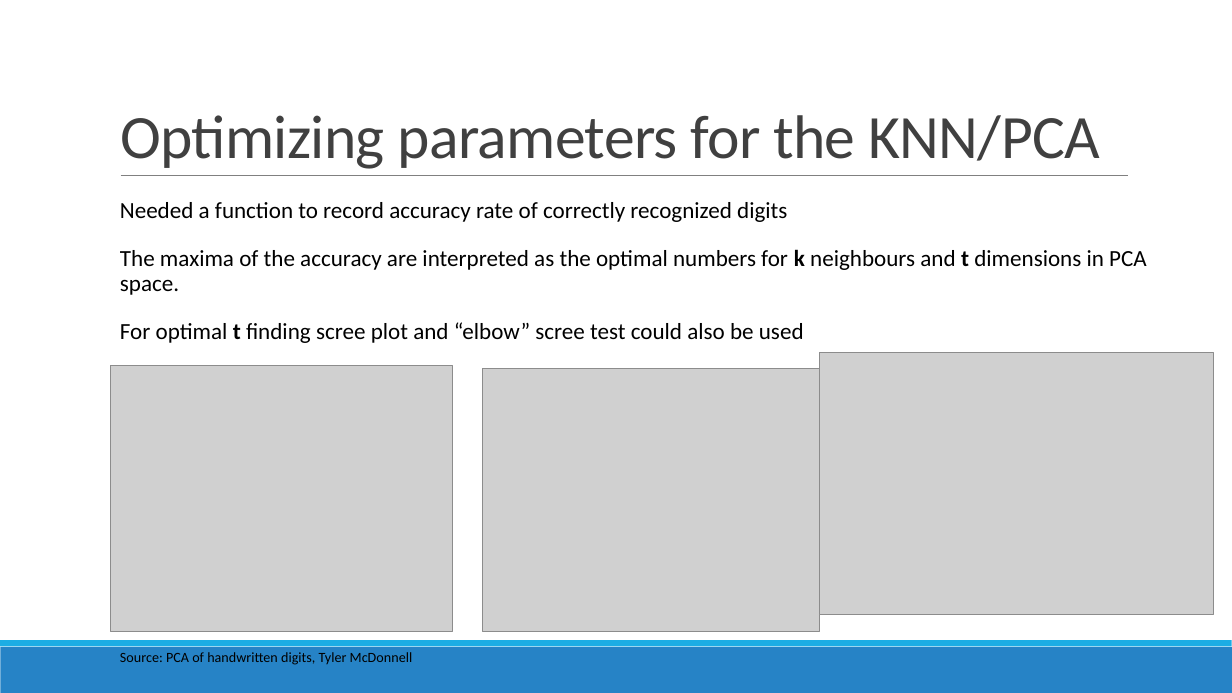
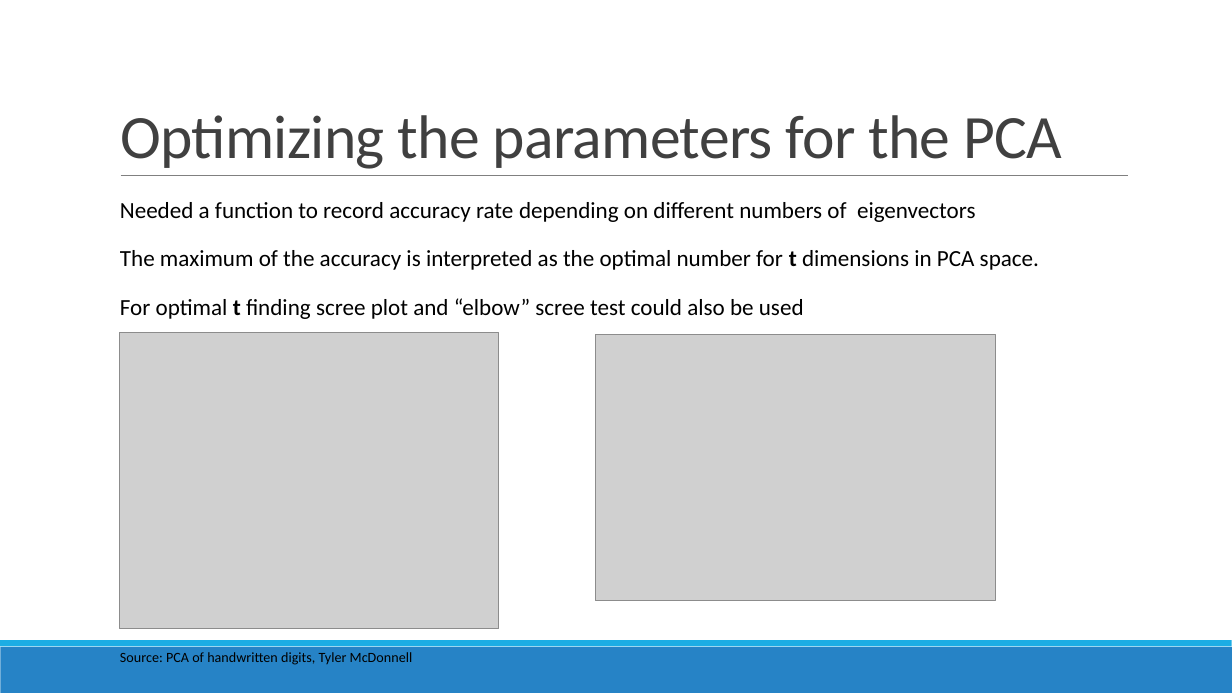
Before and after one commit to datascience-mobi/project-03-group-01, a slide deck: slide 6 of Vortrag1.pptx. Drawn at 1232x693 pixels with LibreOffice and Linux fonts; fonts in the diff are those of the drawing; grey boxes stand for pictures. Boxes give left, top, right and bottom in pixels: in the first picture for what was removed or moved away, otherwise in the second. Text is boxed around its words. In the diff, an @@ line names an element or a change of style, - is before the commit and + after.

```diff
--- a/Vortrag1.pptx
+++ b/Vortrag1.pptx
@@ title at (120,115,1062,169): text changed @@
-Optimizing parameters for the KNN/PCA
+Optimizing the parameters for the PCA
@@ text at (120,202,1039,270): text changed @@
-Needed a function to record accuracy rate of correctly recognized digits
-The maxima of the accuracy are interpreted as the optimal numbers for k neighbours and t dimensions in PCA space.
+Needed a function to record accuracy rate depending on different numbers of eigenvectors
+The maximum of the accuracy is interpreted as the optimal number for t dimensions in PCA space.
@@ picture: place and size @@
-picture at (482,368,820,631)
+picture at (119,333,499,629)
@@ picture: place and size @@
-picture at (820,352,1214,615)
+picture at (595,335,995,602)
@@ picture removed at (111,365,453,631) @@
```
Also in this commit, not shown: 2 other slides changed, 1 slide added.
